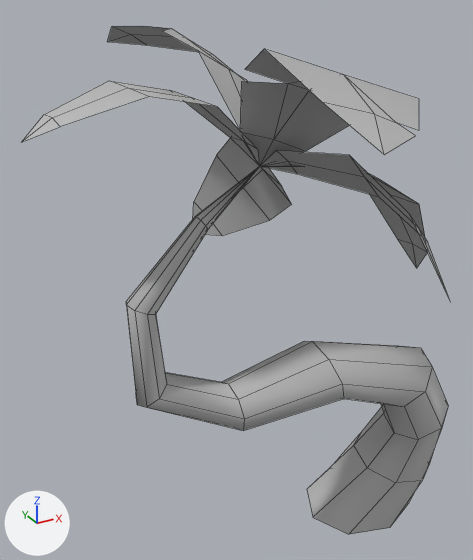
Renders of the FBX model Assets/Meshes/SM_PalmTree_001.fbx from each side of a commit.
Camera for both pictures: a 50 mm camera at (-2.23, -2.48, 2.92) aimed at (-0.81, 0.1, 1.63). The axes (+X, +Y, +Z) are drawn at lower left. The lights are the same throughout. Mesh edges are drawn as thin lines. Where no turn or scale is listed for an object, it has been applied to the vertices.

Names of what the first picture shows: 'PalmTree_001'.
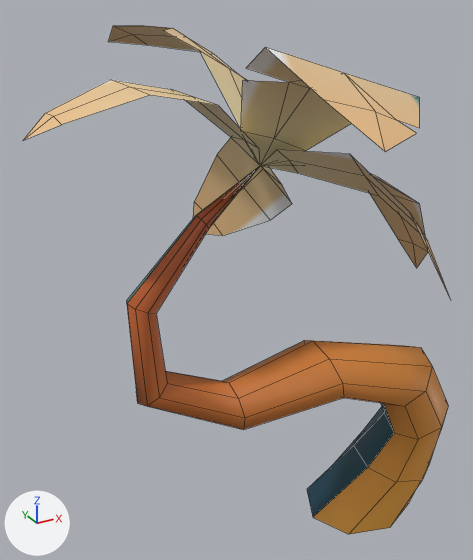
Location of each change, [x1, y1, x2, y2] in pixels of the pictures (473 x 560 px; the box of a moved part takes in the faces that stretch with it):
'PalmTree_001', recoloured, reshaped, surface changed (grey to brown)
    before: [22, 26, 451, 534]
    after: [23, 25, 449, 534]
part 1 of me_mesh, moved or reshaped
    before: [240, 49, 419, 166]
    after: [241, 47, 419, 165]
part 2 of me_mesh, surface changed (grey to brown)
    before: [126, 156, 451, 534]
    after: [127, 155, 449, 534]

Diff of the bpy script that builds the scene:
```diff
--- a/Assets/Meshes/SM_PalmTree_001.fbx.py
+++ b/Assets/Meshes/SM_PalmTree_001.fbx.py
@@ img_t_colorpalette_001_png @@
+img_t_colorpalette_001_png = load_image('T_ColorPalette_001.png', '../Textures/T_ColorPalette_001.png', 256, 256, 'sRGB')
@@ mat_m_palette_001 @@
+mat_m_palette_001 = principled_material('M_Palette_001')
+mat_m_palette_001.texture = img_t_colorpalette_001_png
@@ me_mesh @@
 # used by ob_palmtree_001; location = (0.0, 0.0, 0.0)
-me_mesh.from_pydata(...)  # 188 vertices, 135 faces; spans x -1.75..0.44, y -1.25..1.03, z 0.0..2.78
-me_mesh.materials.append(mat_lambert1)  # grey #bcbcbc
+me_mesh.from_pydata(...)  # 188 vertices, 135 faces; spans x -1.75..0.44, y -1.25..1.04, z 0.0..2.78
+# me_mesh part 1: the loose piece of 22 vertices spanning x -1.19..-0.55, y -1.25..0.01, z 2.21..2.76 is moved by (0.01, 0.01, 0.0)
+# me_mesh part 2: texture (UV) coordinates of 135 of 135 faces, centred in x -1.69..0.35, y -1.18..0.99, z 0.13..2.75, changed; they spanned u 0.0..0.62, v 0.0..0.98 and now span u 0.01..0.5, v 0.06..0.24
+me_mesh.materials.append(mat_m_palette_001)  # picture img_t_colorpalette_001_png
```
